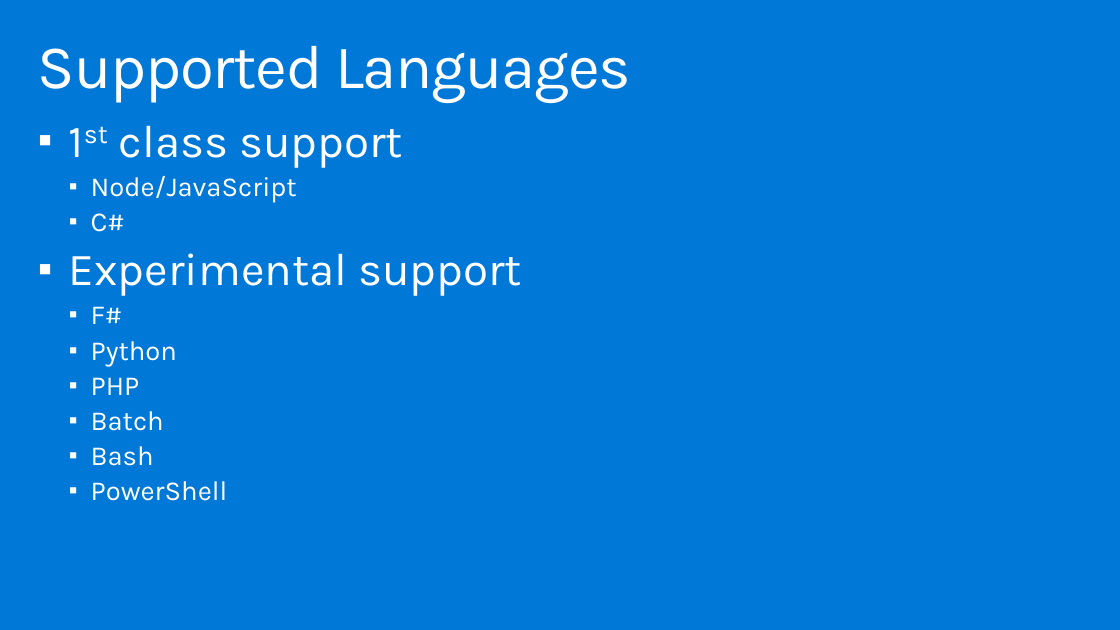
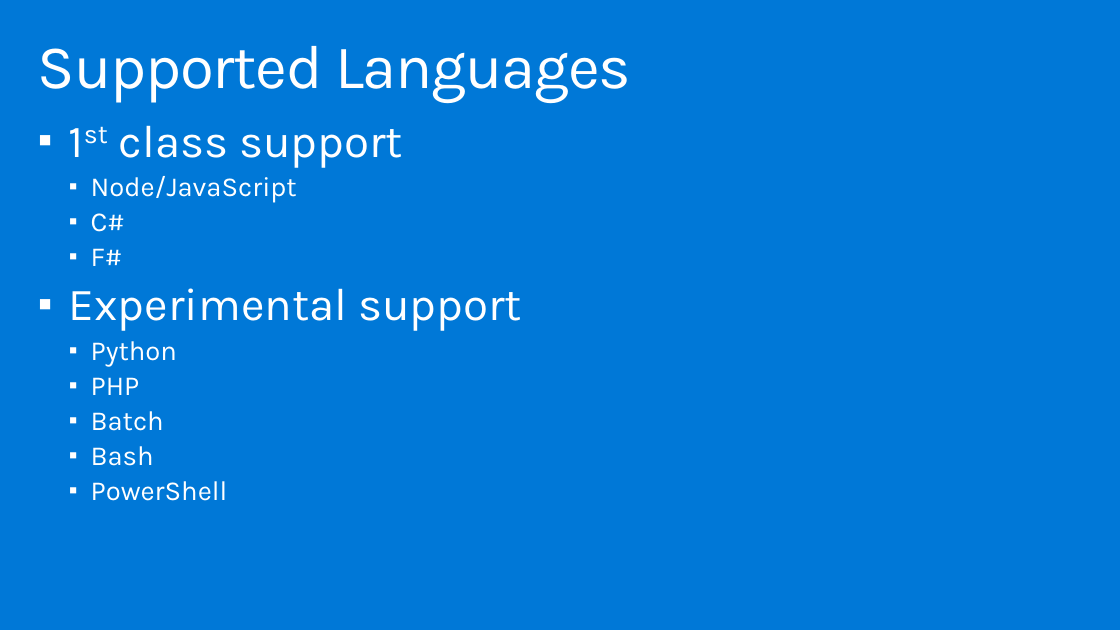
Before and after one commit to shawnweisfeld/20160924_AzureFunctions, a slide deck: slide 23 of AzureFunctions.pptx (slide 24 before the commit). Drawn at 1120x630 pixels with LibreOffice and Linux fonts; fonts in the diff are those of the drawing; background and template pictures are left out. Boxes give left, top, right and bottom in pixels: in the first picture for what was removed or moved away, otherwise in the second. Text is boxed around its words. In the diff, an @@ line names an element or a change of style, - is before the commit and + after.

```diff
--- a/AzureFunctions.pptx
+++ b/AzureFunctions.pptx
@@ text at (91, 248, 123, 266): paragraph added @@
+  ▪ F#
@@ text at (91, 306, 123, 324): paragraph removed @@
-  ▪ F#
```
Also in this commit, not shown: 2 other slides changed, 1 slide added, 2 slides removed.
